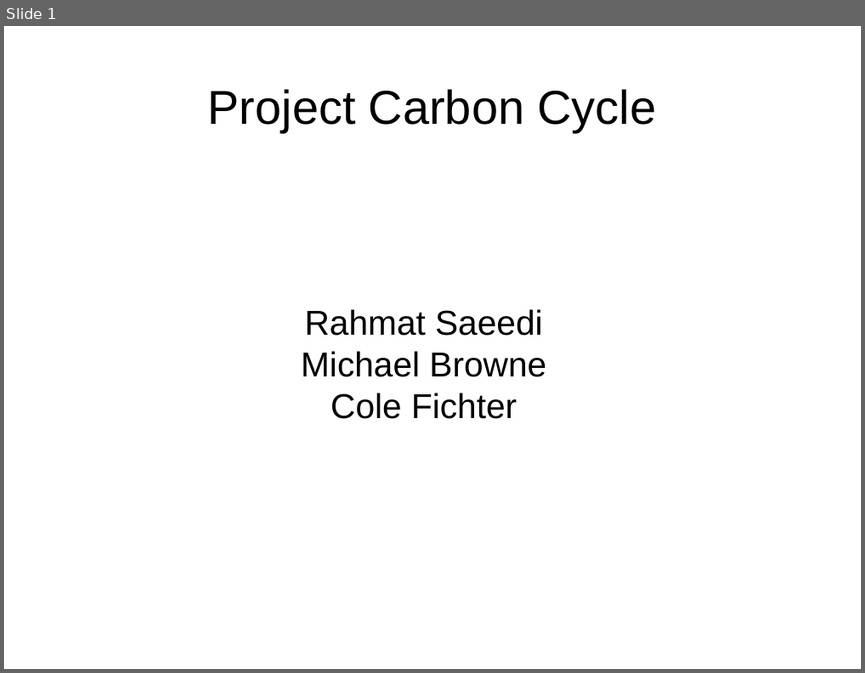
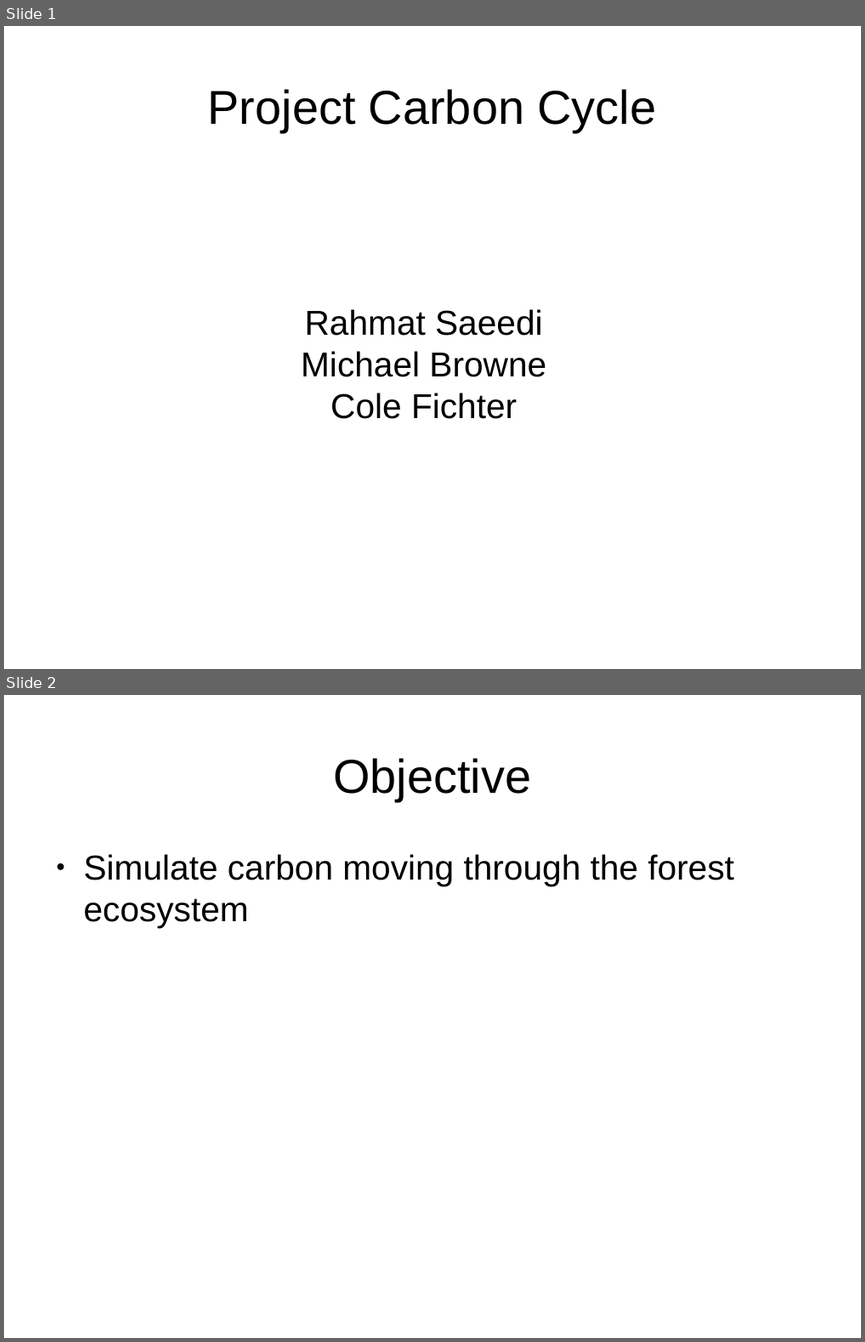
Before and after one commit to colefichter/math372_project_2, a slide deck: slides.odp. Shown one above the other, each under a label of ours: slide 1 before the commit, slides 1 and 2 after it. The pictures are 865x673 and 865x1342 pixels, drawn with LibreOffice and Linux fonts; fonts in the diff are those of the drawing. Boxes give left, top, right and bottom in pixels: in the first picture for what was removed or moved away, otherwise in the second. Text is boxed around its words. In the diff, an @@ line names an element or a change of style, - is before the commit and + after.

```diff
--- a/slides.odp
+++ b/slides.odp
@@ slide 2 added at (4, 695, 861, 1338), background #FFFFFF @@
@@ title added at (333, 758, 531, 801), 44 pt, text #000000 @@
+Objective
@@ text added at (84, 854, 734, 928), 32 pt, text #000000 @@
+● Simulate carbon moving through the forest ecosystem
```
Also in this commit, not shown: 3 other slides added, 1 slide removed.
